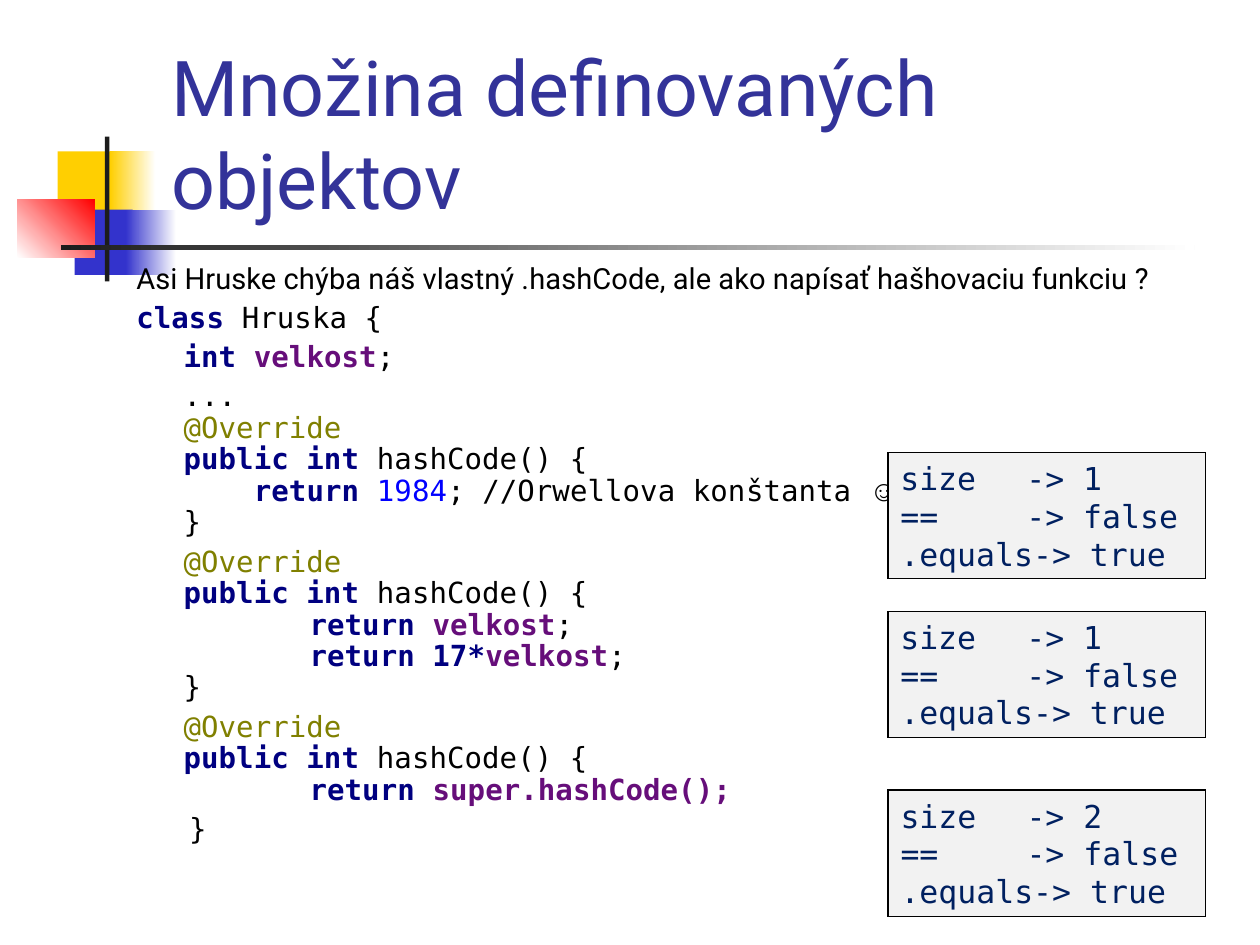
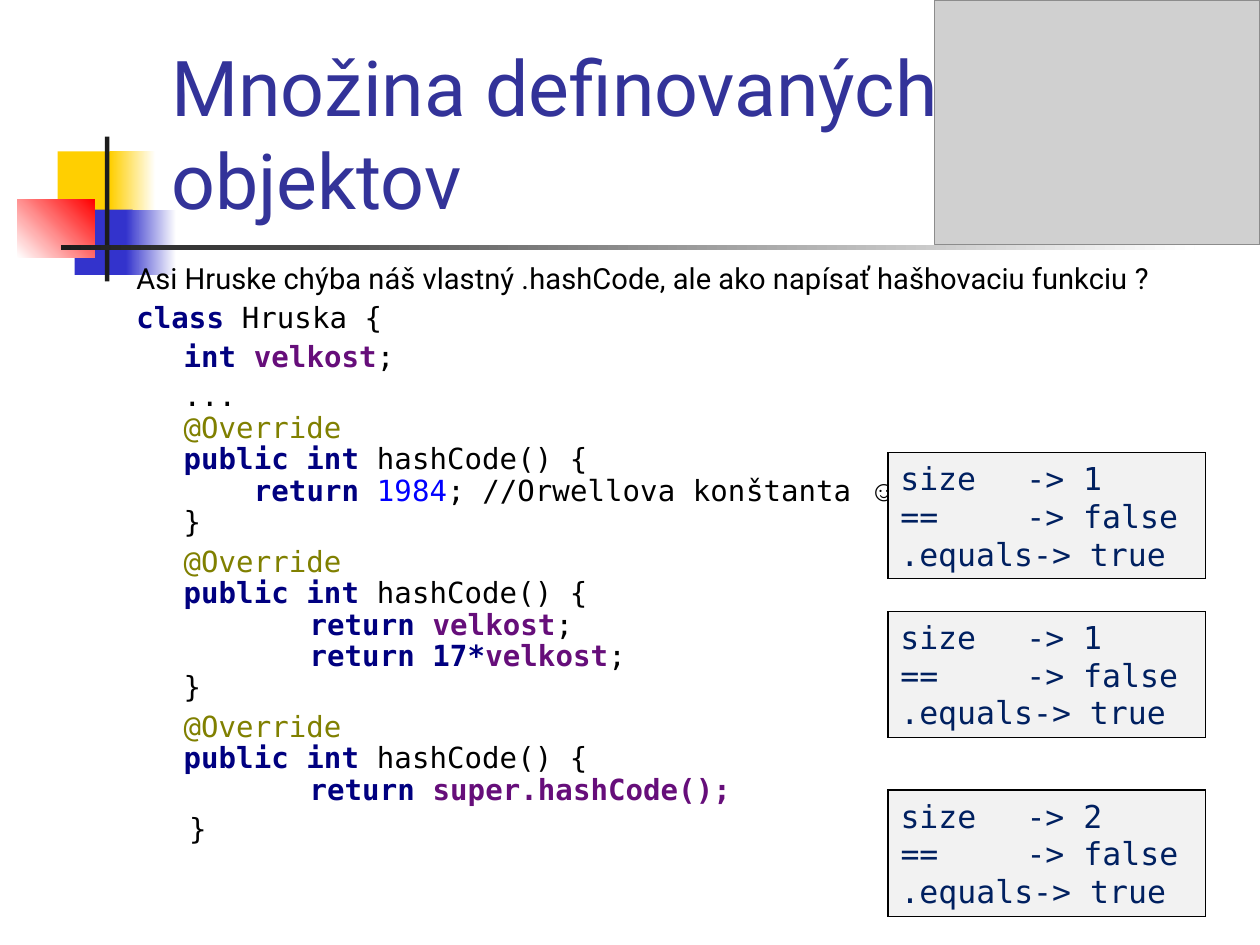
Before and after one commit to Programovanie4/Prednasky, a slide deck: slide 22 of 06/06_java.ppt. Drawn at 1260x945 pixels with LibreOffice and Linux fonts; fonts in the diff are those of the drawing; grey boxes stand for pictures. Boxes give left, top, right and bottom in pixels: in the first picture for what was removed or moved away, otherwise in the second. Text is boxed around its words. In the diff, an @@ line names an element or a change of style, - is before the commit and + after.

```diff
--- a/06/06_java.ppt
+++ b/06/06_java.ppt
@@ title "Množina definovaných objektov" rewrapped from [171,57,937,226] to [171,46,937,226] @@
@@ picture added at [935,0,1260,244] @@
```
Also in this commit, not shown: 2 other slides changed, 2 other files.
